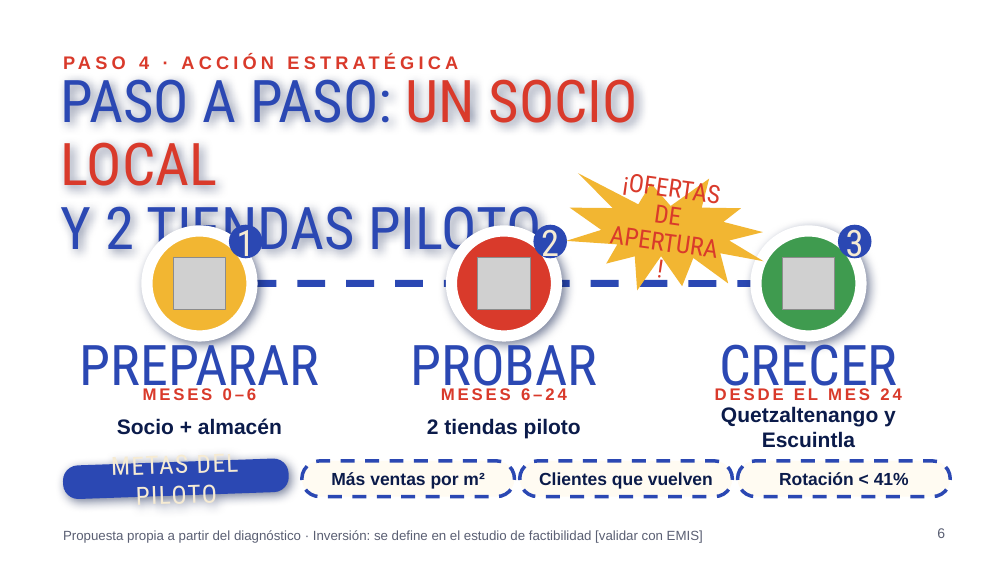
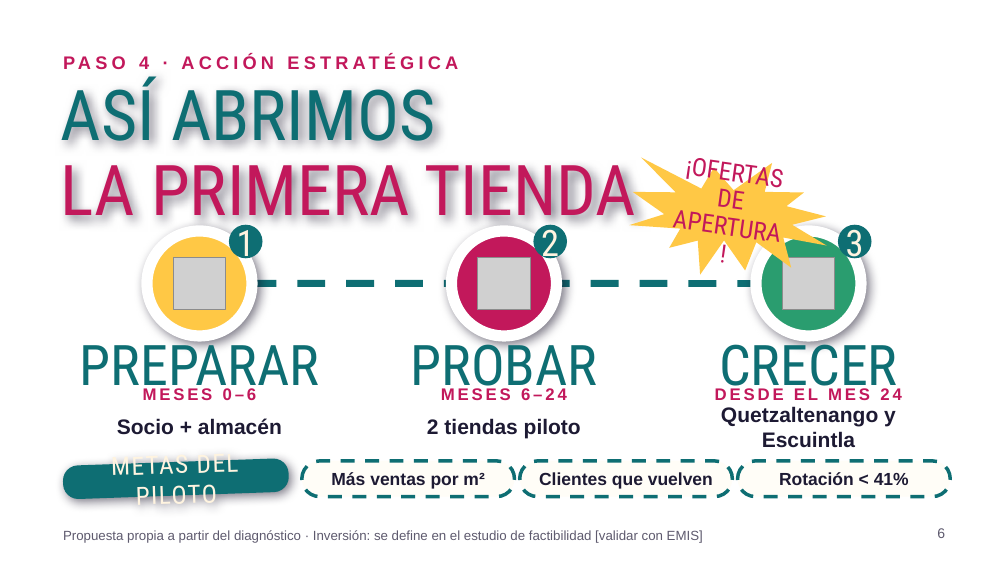
Before and after one commit to samueldejuan/samuel, a slide deck: slide 6 of presentacion/Pitch_Merco_Guatemala.pptx. Drawn at 1008x567 pixels with LibreOffice and Linux fonts; fonts in the diff are those of the drawing; grey boxes stand for pictures; background and template pictures are left out. Boxes give left, top, right and bottom in pixels: in the first picture for what was removed or moved away, otherwise in the second. Text is boxed around its words. In the diff, an @@ line names an element or a change of style, - is before the commit and + after.

```diff
--- a/presentacion/Pitch_Merco_Guatemala.pptx
+++ b/presentacion/Pitch_Merco_Guatemala.pptx
@@ text at (61, 76, 636, 232): text changed; size 42 to 50 pt; text colour #2B48B3 to #C2185B @@
-PASO A PASO: UN SOCIO LOCAL
-Y 2 TIENDAS PILOTO
+ASÍ ABRIMOS
+LA PRIMERA TIENDA
@@ irregular seal "¡OFERTAS DE": place and size @@
-irregular seal "¡OFERTAS DE" at (559, 160, 774, 308)
+irregular seal "¡OFERTAS DE" at (623, 144, 837, 292)
@@ irregular seal "¡OFERTAS DE" at (623, 144, 837, 292): text colour #D93A2B to #C2185B; fill #F2B632 to #FFC845 @@
@@ ellipse at (147, 231, 252, 336): fill #F2B632 to #FFC845; shadow changed @@
@@ ellipse at (452, 231, 556, 336): fill #D93A2B to #C2185B; shadow changed @@
@@ ellipse at (756, 231, 861, 336): fill #3F9B4F to #2A9D6F; shadow changed @@
@@ text colour #F6EBD3 to #FFF4E0; fill #2B48B3 to #0E6E73 in 3 elements at (229, 225, 262, 258), (533, 225, 566, 258), (838, 225, 871, 258) @@
@@ line (200, 283) - (808, 283): stroke #2B48B3 5 pt dashed to #0E6E73 5 pt dashed @@
@@ text colour #2B48B3 to #0E6E73 in 3 elements at (80, 334, 320, 399), (411, 334, 598, 399), (719, 334, 897, 399) @@
@@ text colour #D93A2B to #C2185B in 4 elements at (139, 56, 149, 69), (143, 388, 257, 400), (441, 388, 567, 400), (715, 388, 901, 400) @@
@@ rounded rectangle "METAS DEL PILOTO" at (62, 458, 289, 499): text colour #F6EBD3 to #FFF4E0; fill #2B48B3 to #0E6E73; shadow changed @@
@@ text colour #0B1B4A to #1D1A33 in 6 elements at (117, 418, 282, 435), (427, 418, 581, 439), (721, 406, 896, 448), (331, 472, 484, 489), (539, 472, 713, 489), (779, 472, 909, 485) @@
@@ fill #FFFBF2 to #FFFDF7; outline #2B48B3 2.5 pt dashed to #0E6E73 2.5 pt dashed in 3 elements at (301, 461, 514, 496), (520, 461, 733, 496), (738, 461, 951, 496) @@
```
Also in this commit, not shown: 7 other slides changed, 23 other files.
